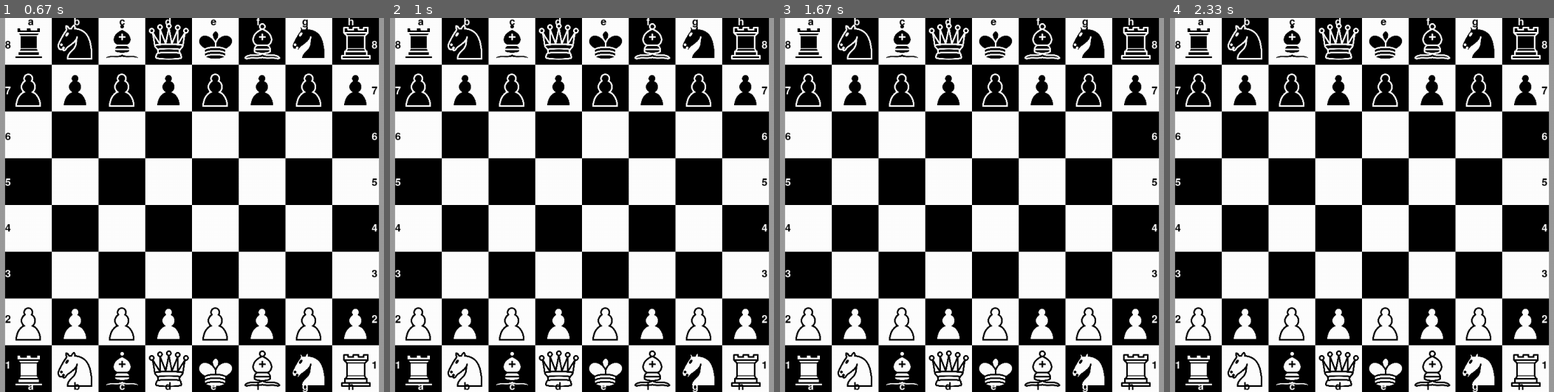
Above: before the commit, frames 1-4 (left to right).
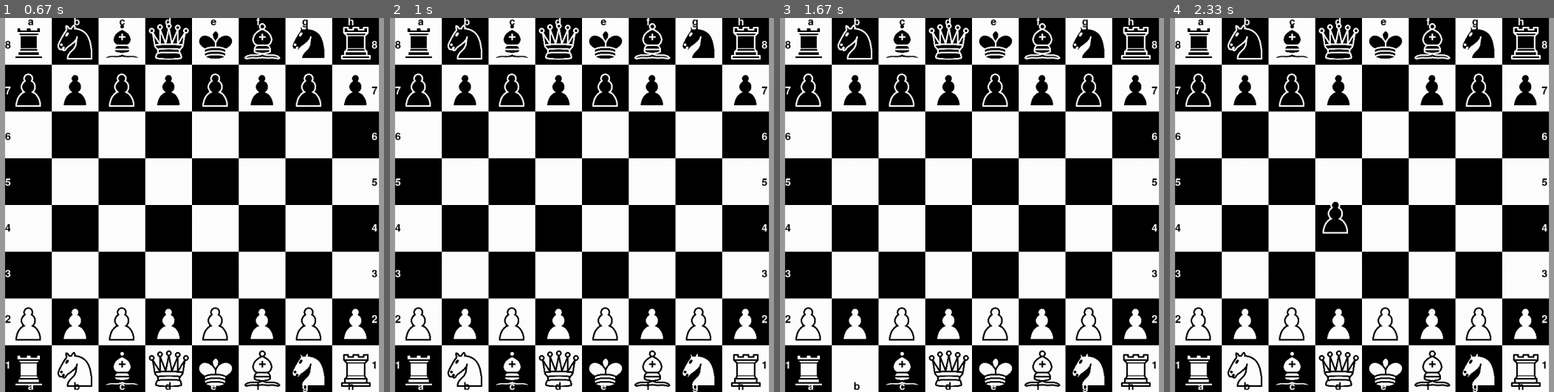
Above: after the commit, the same moments.

Repository: Paxnar/Chesss
Game: pygame game, started from games/chess/main.py
Same seed, same stepped clock (60 frames per second), same inputs: the game is played once before the commit and once after it.
Inputs (mouse positions are in pixels of both pictures, inside the frame that each line leads up to):
- Up to frame 1 (0.67 s): press the mouse at (192, 205) at 0.37 s; move the mouse to (88, 175) at 0.47 s; release the mouse at (outside the picture) at 0.6 s
- Up to frame 2 (1 s): click (678, 74) at 0.77 s
- Up to frame 3 (1.67 s): press the mouse at (972, 205) at 1.03 s; move the mouse to (1006, 205) at 1.13 s; release the mouse at (1041, 205) at 1.27 s; click (860, 347) at 1.47 s
- Up to frame 4 (2.33 s): click (1392, 92) at 1.83 s; press the mouse at (1392, 92) at 2.13 s; move the mouse to (1335, 216) at 2.23 s

Frame 1 is identical in both runs. In frame 2, 0.2% of the frame differs, in the area x 76-84%, y 14-24%; in frame 3, 0.2%; in frame 4, 0.3%, in the area x 39-60%, y 14-58%.

Commit message:
шахматы - движение фигуп - version 4

Diff:
--- a/games/chess/main.py
+++ b/games/chess/main.py
@@ -4,7 +4,6 @@
 
 WHITE = 1
 BLACK = 2
-selected = 'none'
 
 
 # Удобная функция для вычисления цвета противника
@@ -112,11 +111,23 @@
         return True
 
 
-class Rook:
+class Piece:
+    def __init__(self):
+        self.exists = True
+
+    def doesexist(self):
+        if self.exists:
+            return True
+        else:
+            return False
+
+
+class Rook(Piece):
 
     def __init__(self, color):
         self.color = color
         self.castling = True
+        super().__init__()
 
     def get_color(self):
         return self.color
@@ -148,11 +159,18 @@
     def can_attack(self, board, row, col, row1, col1):
         return self.can_move(board, row, col, row1, col1)
 
-
-class Pawn:
+    def doesexist(self):
+        if self.exists:
+            return True
+        else:
+            return False
+
+
+class Pawn(Piece):
 
     def __init__(self, color):
         self.color = color
+        super().__init__()
 
     def get_color(self):
         return self.color
@@ -192,11 +210,18 @@
         return (row + direction == row1
                 and (col + 1 == col1 or col - 1 == col1))
 
-
-class Knight:
+    def doesexist(self):
+        if self.exists:
+            return True
+        else:
+            return False
+
+
+class Knight(Piece):
 
     def __init__(self, color):
         self.color = color
+        super().__init__()
 
     def get_color(self):
         return self.color
@@ -220,12 +245,19 @@
     def can_attack(self, board, row, col, row1, col1):
         return self.can_move(board, row, col, row1, col1)
 
-
-class King:
+    def doesexist(self):
+        if self.exists:
+            return True
+        else:
+            return False
+
+
+class King(Piece):
     def __init__(self, color):
         self.color = color
         self.castling = True
         self.castling2 = False
+        super().__init__()
 
     def get_color(self):
         return self.color
@@ -288,12 +320,17 @@
     def can_attack(self, board, row, col, row1, col1):
         return self.can_move(board, row, col, row1, col1)
 
-
-class Queen:
-    '''Класс ферзя. Пока что заглушка, которая может ходить в любую клетку.'''
-
+    def doesexist(self):
+        if self.exists:
+            return True
+        else:
+            return False
+
+
+class Queen(Piece):
     def __init__(self, color):
         self.color = color
+        super().__init__()
 
     def get_color(self):
         return self.color
@@ -342,10 +379,17 @@
     def can_attack(self, board, row, col, row1, col1):
         return self.can_move(board, row, col, row1, col1)
 
-
-class Bishop:
+    def doesexist(self):
+        if self.exists:
+            return True
+        else:
+            return False
+
+
+class Bishop(Piece):
     def __init__(self, color):
         self.color = color
+        super().__init__()
 
     def get_color(self):
         return self.color
@@ -377,6 +421,12 @@
 
     def can_attack(self, board, row, col, row1, col1):
         return self.can_move(board, row, col, row1, col1)
+
+    def doesexist(self):
+        if self.exists:
+            return True
+        else:
+            return False
 
 
 def draw(screen, much):
@@ -429,6 +479,7 @@
         self.left = 280
         self.top = 0
         self.cell_size = 30
+        self.selected = 'none'
 
     # настройка внешнего вида
     def set_view(self, left, top, cell_size):
@@ -460,6 +511,9 @@
                         self.checkW = False
         for i in range(len(field)):
             for o in range(len(field[i])):
+                if field[i][o] is not None:
+                    if not field[i][o].doesexist():
+                        continue
                 if type(field[i][o]) == Queen:
                     if field[i][o].get_color() == WHITE:
                         image = pygame.transform.scale(load_image("wQueen.png"), (90, 90))
@@ -518,18 +572,21 @@
             return ((mx - self.left) // self.cell_size, (my - self.top) // self.cell_size)
 
     def on_click(self, cell_coords, screen, board):
-        global selected
-        print(selected)
+        print(self.selected)
         if cell_coords is not None:
-            if selected == 'none' and board.field[7 - cell_coords[1]][cell_coords[0]] is not None:
-                selected = 'piece'
+            if self.selected == 'none' and board.field[7 - cell_coords[1]][cell_coords[0]] is not None:
+                self.movingpiece = board.field[7 - cell_coords[1]][cell_coords[0]]
+                self.selected = 'piece'
                 self.piece_coords = cell_coords
-            elif selected == 'piece':
-                selected = 'none'
+                board.field[7 - cell_coords[1]][cell_coords[0]].exists = False
+            elif self.selected == 'piece':
+                self.selected = 'none'
                 if board.move_piece(7 - self.piece_coords[1], self.piece_coords[0], 7 - cell_coords[1], cell_coords[0]):
                     print(True)
+                    board.field[7 - cell_coords[1]][cell_coords[0]].exists = True
                 else:
                     print(False)
+                    board.field[7 - self.piece_coords[1]][self.piece_coords[0]].exists = True
 
 
 def start_screen(screen, color, y=0, vertical=False):
@@ -585,9 +642,45 @@
             start_screen(screen, 'white', 700)
             start_screen(screen, 'black', 280, vertical=True)
             start_screen(screen, 'white', 986, vertical=True)
-            pygame.display.flip()
             if event.type == pygame.MOUSEBUTTONDOWN:
                 boardpygame.get_click(event.pos, screen, board)
+            if event.type == pygame.MOUSEMOTION and boardpygame.selected == 'piece':
+                if type(boardpygame.movingpiece) == Queen:
+                    if boardpygame.movingpiece.get_color() == WHITE:
+                        image = pygame.transform.scale(load_image("wQueen.png"), (90, 90))
+                    else:
+                        image = pygame.transform.scale(load_image("bQueen.png"), (90, 90))
+                elif type(boardpygame.movingpiece) == King:
+                    if boardpygame.movingpiece.get_color() == WHITE and not boardpygame.checkW:
+                        image = pygame.transform.scale(load_image("wKing.png"), (90, 90))
+                    elif boardpygame.movingpiece.get_color() == WHITE and boardpygame.checkW:
+                        image = pygame.transform.scale(load_image("wKingshah.png"), (90, 90))
+                    elif boardpygame.movingpiece.get_color() == BLACK and not boardpygame.checkB:
+                        image = pygame.transform.scale(load_image("bKing.png"), (90, 90))
+                    elif boardpygame.movingpiece.get_color() == BLACK and boardpygame.checkB:
+                        image = pygame.transform.scale(load_image("bKingshah.png"), (90, 90))
+                elif type(boardpygame.movingpiece) == Pawn:
+                    if boardpygame.movingpiece.get_color() == WHITE:
+                        image = pygame.transform.scale(load_image("wPawn.png"), (90, 90))
+                    else:
+                        image = pygame.transform.scale(load_image("bPawn.png"), (90, 90))
+                elif type(boardpygame.movingpiece) == Bishop:
+                    if boardpygame.movingpiece.get_color() == WHITE:
+                        image = pygame.transform.scale(load_image("wBishop.png"), (90, 90))
+                    else:
+                        image = pygame.transform.scale(load_image("bBishop.png"), (90, 90))
+                elif type(boardpygame.movingpiece) == Knight:
+                    if boardpygame.movingpiece.get_color() == WHITE:
+                        image = pygame.transform.scale(load_image("wKnight.png"), (90, 90))
+                    else:
+                        image = pygame.transform.scale(load_image("bKnight.png"), (90, 90))
+                elif type(boardpygame.movingpiece) == Rook:
+                    if boardpygame.movingpiece.get_color() == WHITE:
+                        image = pygame.transform.scale(load_image("wRook.png"), (90, 90))
+                    else:
+                        image = pygame.transform.scale(load_image("bRook.png"), (90, 90))
+                screen.blit(image, (event.pos[0] - 45, event.pos[1] - 45))
+            pygame.display.flip()
     pygame.quit()
 
 
